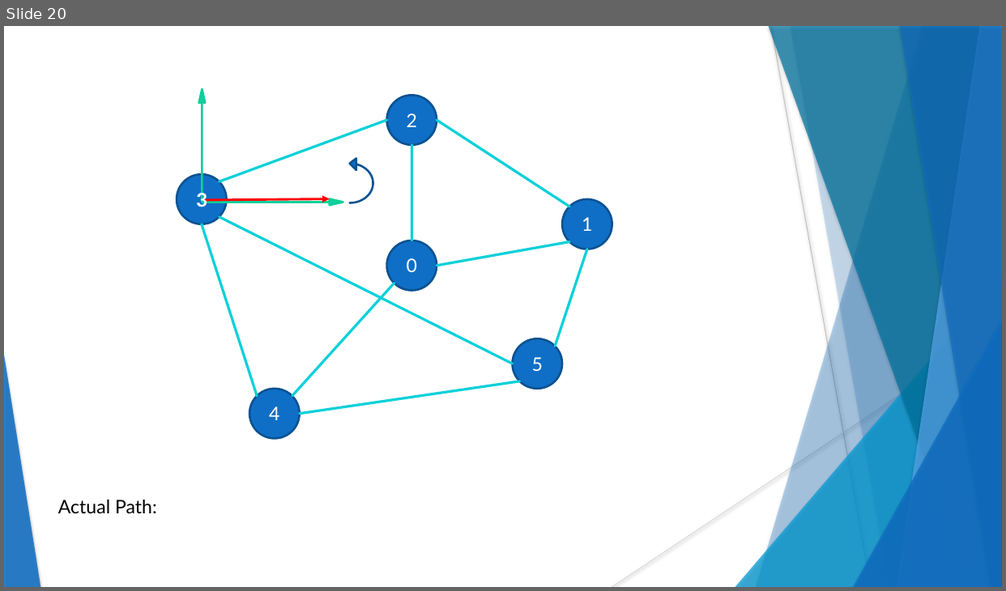
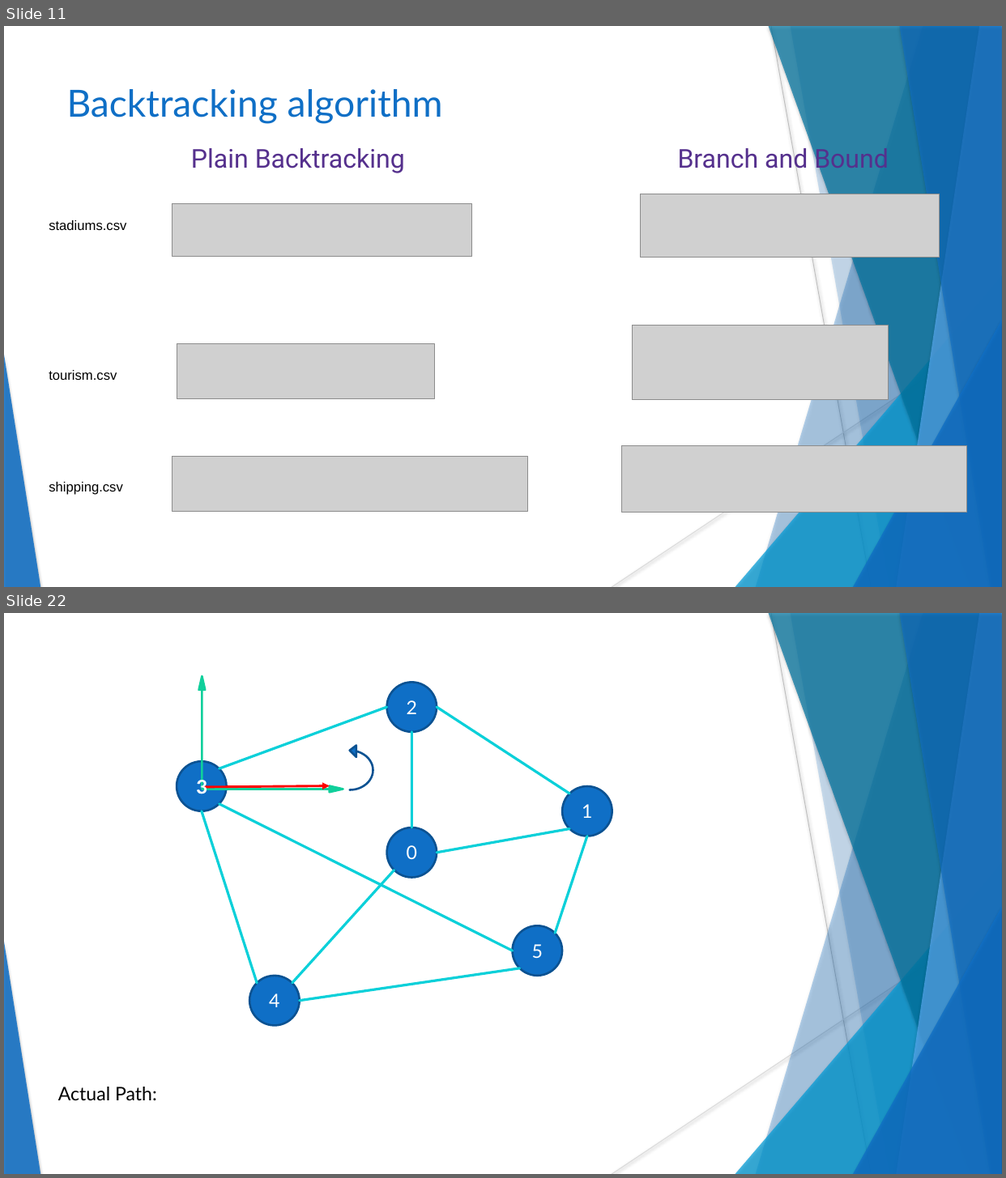
Before and after one commit to Spleentery/DA_TSP_Project-2, a slide deck: docs/Project 2.pptx. Shown one above the other, each under a label of ours: slide 20 before the commit, slides 11 and 22 after it; the slides between them are not shown. The pictures are 1006x591 and 1006x1178 pixels, drawn with LibreOffice and Linux fonts; fonts in the diff are those of the drawing; grey boxes stand for pictures. Boxes give left, top, right and bottom in pixels: in the first picture for what was removed or moved away, otherwise in the second. Text is boxed around its words. In the diff, an @@ line names an element or a change of style, - is before the commit and + after.

```diff
--- a/docs/Project 2.pptx
+++ b/docs/Project 2.pptx
@@ slide 11 added at <box>4,26,1002,587</box>, background #FFFFFF; not listed: 10 template elements that a slide beside it also shows @@
@@ title added at <box>67,89,443,124</box>, 36 pt, text #0F6FC6 @@
+Backtracking algorithm
@@ text added at <box>678,144,889,174</box>, 25 pt, text #55308D @@
+Branch and Bound
@@ text added at <box>191,148,405,173</box>, 25 pt, text #55308D @@
+Plain Backtracking
@@ picture added at <box>641,194,940,258</box> @@
@@ picture added at <box>172,203,472,257</box> @@
@@ text added at <box>49,220,126,230</box>, 13 pt, text #000000 @@
+stadiums.csv
@@ picture added at <box>632,326,889,400</box> @@
@@ picture added at <box>177,344,434,399</box> @@
@@ text added at <box>49,370,117,380</box>, 13 pt, text #000000 @@
+tourism.csv
@@ picture added at <box>172,456,528,512</box> @@
@@ picture added at <box>621,446,967,513</box> @@
@@ text added at <box>49,482,123,495</box>, 13 pt, text #000000 @@
+shipping.csv
@@ what was slide 20 is now slide 22 @@
```
Also in this commit, not shown: 5 slides changed, 2 other slides added.
